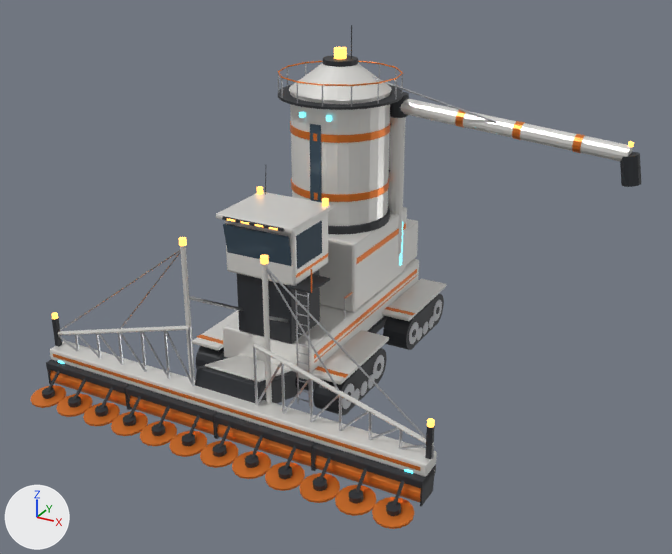
One commit to the Blender file vehicles/MareHarvester/blender/mare_harvester.blend: the scene before it, then after it.
Rendered twice from a camera (50 mm lens) standing at (17.7, -31.0, 19.1) and looking at (2.0, -2.5, 4.9). The lights are fixed; the arrows at lower left show +X, +Y and +Z. The first picture is the older version.

The first picture shows 'AugerBand0.3', 'AugerBand0.55', 'AugerBand0.8', 'AugerElbow', 'AugerRiser', 'AugerSpout', 'AugerStay', 'AugerTipLamp', 'AugerTube', 'Cab', 'CabPedestal', 'CabRoof', 'CabWindscreen', 'Chassis', 'Feeder', 'HeaderBeam', 'HopperBase', 'Silo', 'SiloCap', 'TrackFL_Fender' and 143 more.
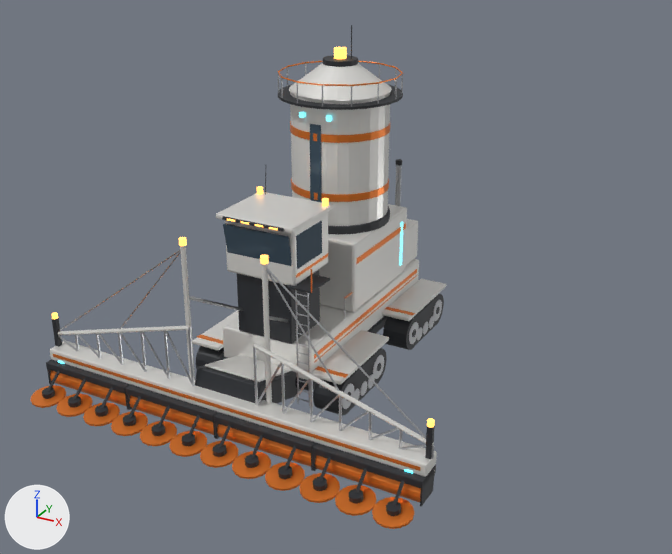
Not visible in the pictures: 'AugerBracket7.5', 'AugerBracket9.5'.

Changed parts and their boxes [x1, y1, x2, y2] in the pictures (672 x 554 px):
'AugerTube', deleted: before [400, 99, 633, 161]
'AugerRiser', deleted: before [388, 117, 406, 255]
'AugerSpout', deleted (black): before [620, 152, 641, 187]
'AugerElbow', deleted: before [390, 92, 409, 118]
'AugerStay', deleted (mostly hidden): before [373, 77, 498, 123]
'AugerBand0.8', deleted: before [572, 134, 585, 153]
'AugerBand0.55', deleted: before [512, 121, 525, 140]
'AugerBand0.3', deleted: before [455, 110, 468, 128]
'AugerTipLamp', deleted: before [628, 141, 634, 147]

Patch to the scene script:
```diff
--- a/vehicles/MareHarvester/blender/mare_harvester.blend.py
+++ b/vehicles/MareHarvester/blender/mare_harvester.blend.py
@@ ob_augerriser @@
-ob_augerriser = bpy.data.objects.new('AugerRiser', me_augerriser)
-ob_augerriser.parent = ob_mareharvester_root
-ob_augerriser.location = (1.75, 3.25, 7.0)
@@ ob_augerbracket7_5 @@
-ob_augerbracket7_5 = bpy.data.objects.new('AugerBracket7.5', me_augerbracket7_5)
-ob_augerbracket7_5.parent = ob_mareharvester_root
-ob_augerbracket7_5.location = (1.475, 3.025, 7.5)
-ob_augerbracket7_5.rotation_euler = (1.571, -0.885, -0.885)  # degrees (90, -51, -51)
@@ ob_augerbracket9_5 @@
-ob_augerbracket9_5 = bpy.data.objects.new('AugerBracket9.5', me_augerbracket9_5)
-ob_augerbracket9_5.parent = ob_mareharvester_root
-ob_augerbracket9_5.location = (1.475, 3.025, 9.5)
-ob_augerbracket9_5.rotation_euler = (1.571, -0.885, -0.885)  # degrees (90, -51, -51)
@@ ob_augerelbow @@
-ob_augerelbow = bpy.data.objects.new('AugerElbow', me_augerelbow)
-ob_augerelbow.parent = ob_mareharvester_root
-ob_augerelbow.location = (1.75, 3.25, 10.3)
-_m = ob_augerelbow.modifiers.new('Bevel', 'BEVEL')
-_m.width = 0.02
-_m.width_pct = 0.02
-_m.segments = 2
@@ ob_augertube @@
-ob_augertube = bpy.data.objects.new('AugerTube', me_augertube)
-ob_augertube.parent = ob_mareharvester_root
-ob_augertube.location = (6.475, 3.1, 9.95)
-ob_augertube.rotation_euler = (-0.405, 1.651, -0.438)  # degrees (-23, 95, -25)
@@ ob_augerband0_3 @@
-ob_augerband0_3 = bpy.data.objects.new('AugerBand0.3', me_augerband0_3)
-ob_augerband0_3.parent = ob_mareharvester_root
-ob_augerband0_3.location = (4.585, 3.16, 10.09)
-ob_augerband0_3.rotation_euler = (0.0, 1.644, 0.0)  # degrees (0, 94, 0)
@@ ob_augerband0_55 @@
-ob_augerband0_55 = bpy.data.objects.new('AugerBand0.55', me_augerband0_55)
-ob_augerband0_55.parent = ob_mareharvester_root
-ob_augerband0_55.location = (6.947, 3.085, 9.915)
-ob_augerband0_55.rotation_euler = (0.0, 1.644, 0.0)  # degrees (0, 94, 0)
@@ ob_augerband0_8 @@
-ob_augerband0_8 = bpy.data.objects.new('AugerBand0.8', me_augerband0_8)
-ob_augerband0_8.parent = ob_mareharvester_root
-ob_augerband0_8.location = (9.31, 3.01, 9.74)
-ob_augerband0_8.rotation_euler = (0.0, 1.644, 0.0)  # degrees (0, 94, 0)
@@ ob_augerstay @@
-ob_augerstay = bpy.data.objects.new('AugerStay', me_augerstay)
-ob_augerstay.parent = ob_mareharvester_root
-ob_augerstay.location = (3.5, 2.3, 10.95)
-ob_augerstay.rotation_euler = (0.651, 1.931, 0.908)  # degrees (37, 111, 52)
@@ ob_augerspout @@
-ob_augerspout = bpy.data.objects.new('AugerSpout', me_augerspout)
-ob_augerspout.parent = ob_mareharvester_root
-ob_augerspout.location = (11.3, 2.95, 9.05)
-ob_augerspout.rotation_euler = (0.0, 2.962, 0.0)  # degrees (0, 170, 0)
@@ ob_augertiplamp @@
-ob_augertiplamp = bpy.data.objects.new('AugerTipLamp', me_augertiplamp)
-ob_augertiplamp.parent = ob_mareharvester_root
-ob_augertiplamp.location = (11.2, 2.95, 9.98)
```
